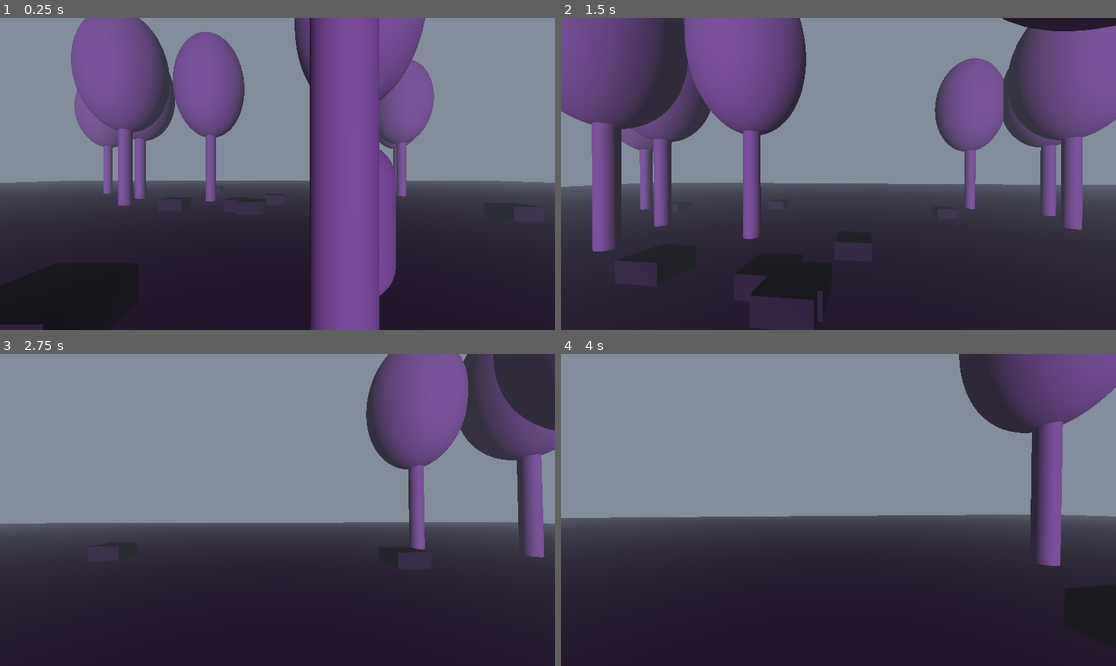
Above: before the commit, frames 1-4 (two rows, left to right).
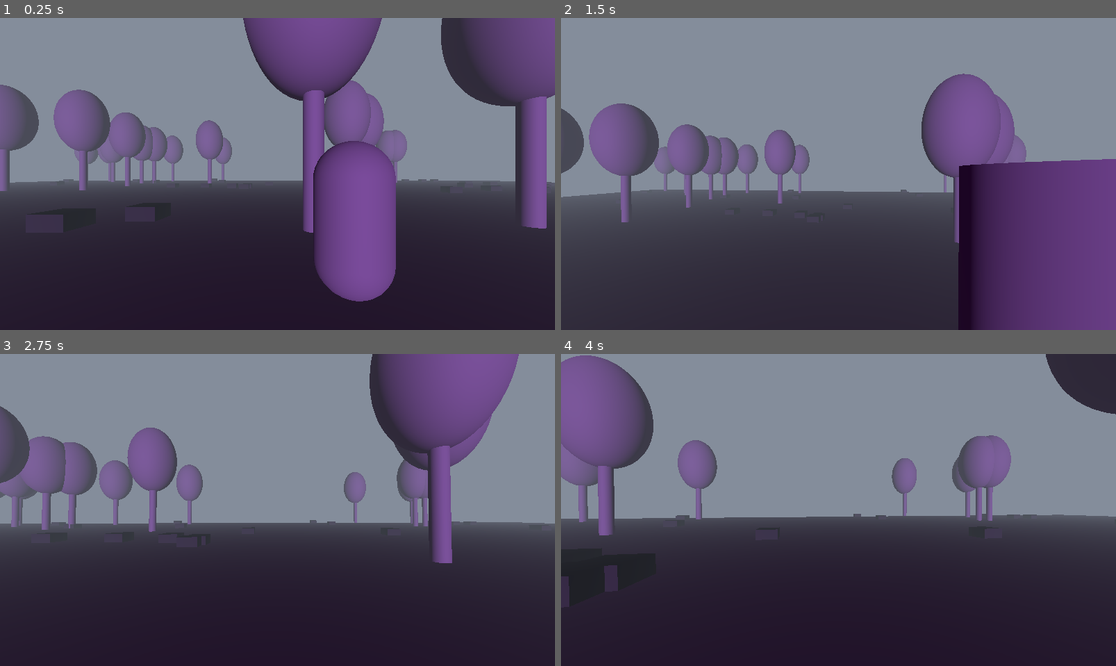
Above: after the commit, the same moments.

Repository: PawlakAidan/GodotProj1
Game: Godot game, scene res://Scenes/environment1.tscn
Two runs of this game, one before a commit and one after it. Both use one fixed random seed, a clock stepped at 60 frames per second and the inputs below.
Inputs (mouse positions are in pixels of both pictures, inside the frame that each line leads up to):
- Up to frame 1 (0.25 s): no input
- Up to frame 2 (1.5 s): tap Enter (ui_accept) at 0.5, 0.77 s; move the mouse to (866, 174) at 0.52 s; hold Up (ui_up) from 0.53 s (still down); move the mouse to (810, 174) at 1.27 s
- Up to frame 3 (2.75 s): keep holding Up (ui_up); tap Enter (ui_accept) at 1.52 s; move the mouse to (288, 503) at 2.02 s
- Up to frame 4 (4 s): keep holding Up (ui_up); move the mouse to (832, 516) at 2.77 s; tap Enter (ui_accept) at 3.02, 3.77 s; move the mouse to (877, 513) at 3.52 s

The runs differ from the first frame. In frame 1, 32% of the frame differs, in the area x 0-100%, y 0-100%; in frame 2, 51%; in frame 3, 19%; in frame 4, 18%.

Commit message:
fixed world gen for increased size

Diff:
--- a/Scenes/world_gen.gd
+++ b/Scenes/world_gen.gd
@@ -2,8 +2,8 @@
 
 @export var tree_scene: PackedScene
 @export var rock_scene: PackedScene
-@export var spawn_count: int = 50
-@export var map_size: int = 40 # Total width/length of your floor
+@export var spawn_count: int = 140
+@export var map_size: int = 100 # Total width/length of your floor
 
 func _ready():
 	spawn_random_props()
